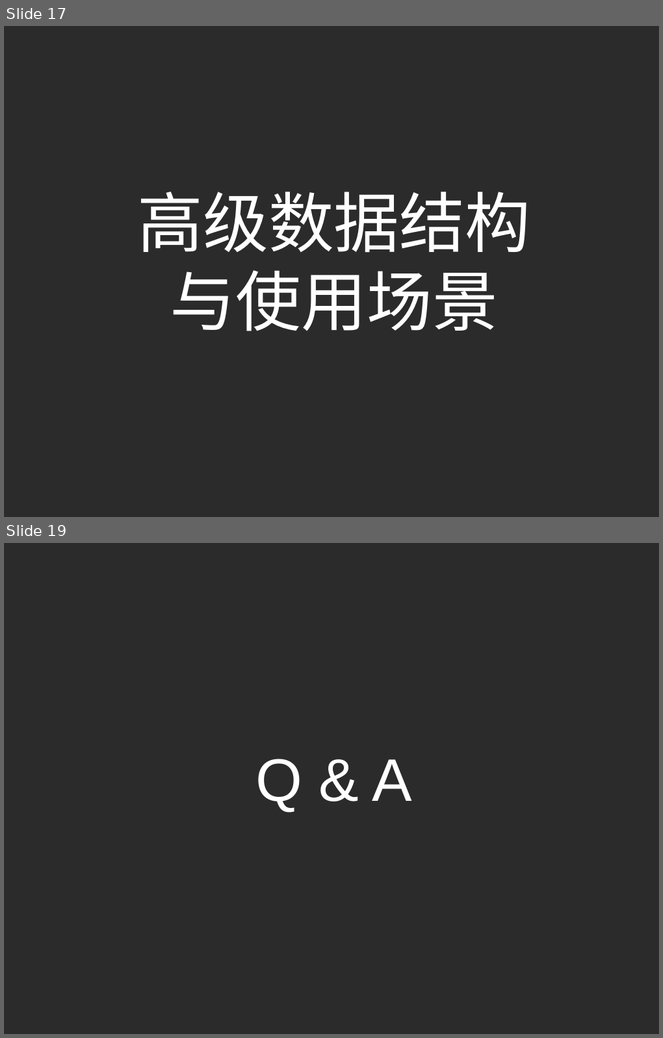
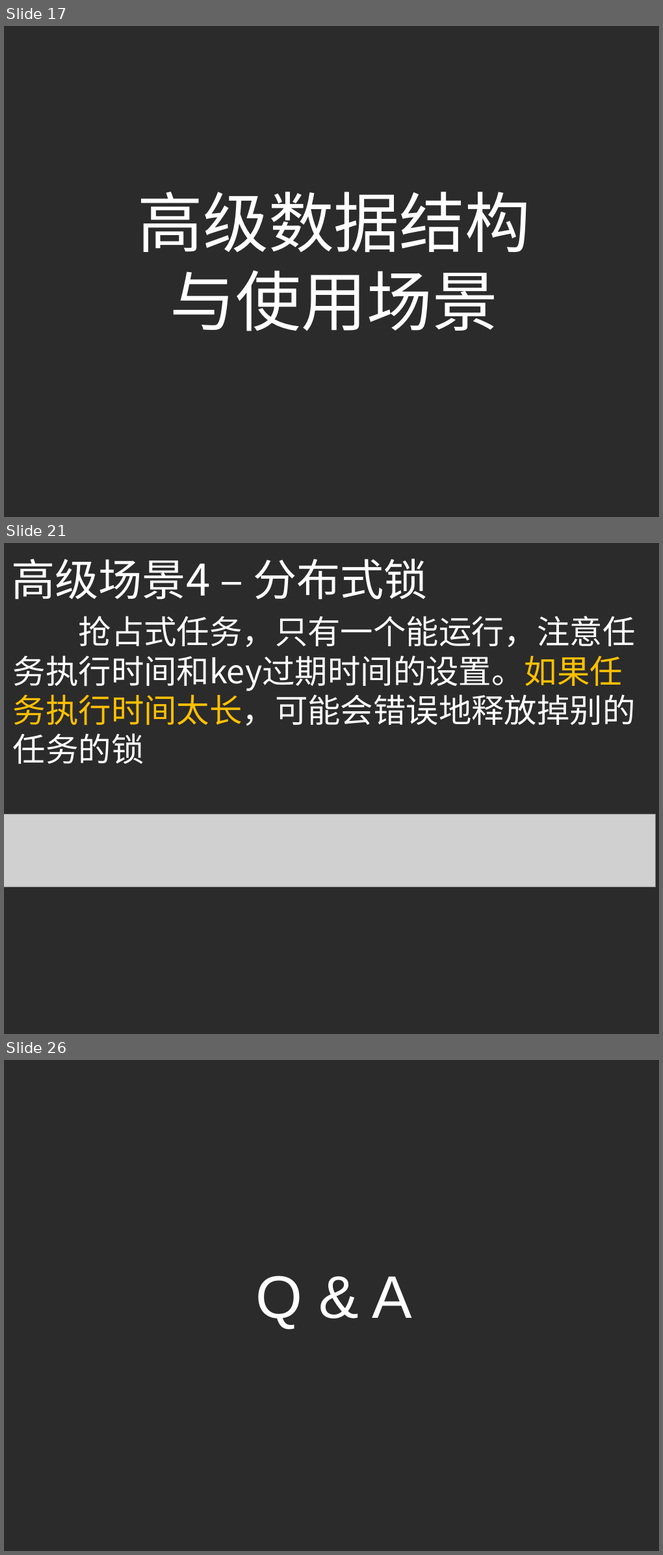
Before and after one commit to yellowb/redis-application-sharing, a slide deck: doc/SD_EP01_Redis_Adv_Application.pptx. Shown one above the other, each under a label of ours: slides 17 and 19 before the commit, slides 17, 21 and 26 after it; the slides between them are not shown. The pictures are 663x1038 and 663x1555 pixels, drawn with LibreOffice and Linux fonts; fonts in the diff are those of the drawing; grey boxes stand for pictures; background and template pictures are left out; a plain dark background stands for a picture behind light text. Boxes give left, top, right and bottom in pixels: in the first picture for what was removed or moved away, otherwise in the second. Text is boxed around its words. In the diff, an @@ line names an element or a change of style, - is before the commit and + after.

```diff
--- a/doc/SD_EP01_Redis_Adv_Application.pptx
+++ b/doc/SD_EP01_Redis_Adv_Application.pptx
@@ slide 21 added at box(4, 543, 659, 1034), background picture (left out) @@
@@ text added at box(11, 559, 428, 600), 48 pt, text #FFFFFF @@
+高级场景4 – 分布式锁
@@ text added at box(13, 616, 636, 764), 36 pt, text #FFFFFF @@
+抢占式任务，只有一个能运行，注意任务执行时间和key过期时间的设置。如果任务执行时间太长，可能会错误地释放掉别的任务的锁
@@ picture added at box(4, 814, 656, 887) @@
@@ what was slide 19 is now slide 26 @@
```
Also in this commit, not shown: 1 slide changed, 6 other slides added.
